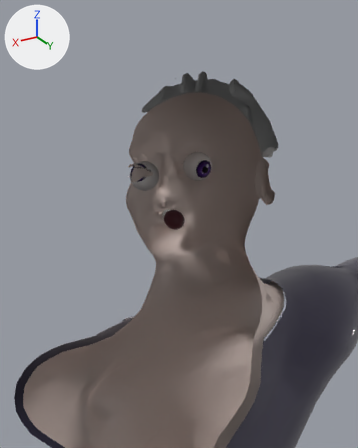
Renders of the Blender file characters/rhysand/model/rhysand.blend from each side of a commit.
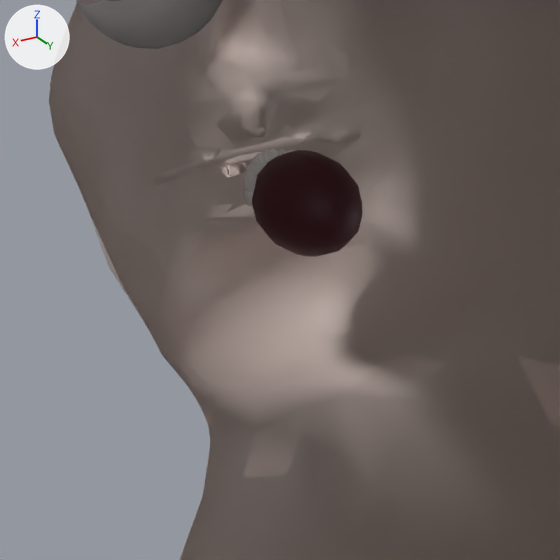
The first picture shows the older version from a 50 mm camera at (0.312, 0.475, 1.94) aimed at (-0.006, -0.056, 1.674). The close-ups show the older and then the newer version on the part from 33% to 62% of the width and 41% to 64% of the height of that picture. Only the edits that show in the close-ups are written down. The lights are fixed; the arrows at upper left show +X, +Y and +Z. Everything nearer to the camera than a plane just in front of the edit is cut away.

Script lines for the objects in view, before the commit:
```python
ob_body = bpy.data.objects.new('Body', me_body_001)
ob_body.location = (0.0, 0.0, 0.0)
ob_body_lod1 = bpy.data.objects.new('Body_LOD1', me_body_lod1_001)
ob_body_lod1.location = (0.0, 0.0, 0.0)
ob_mouth = bpy.data.objects.new('Mouth', me_mouth)
ob_mouth.location = (0.0, 0.0, 0.0)
# also in view: 'Eyes' at (0.0, -0.064, 1.748)
```
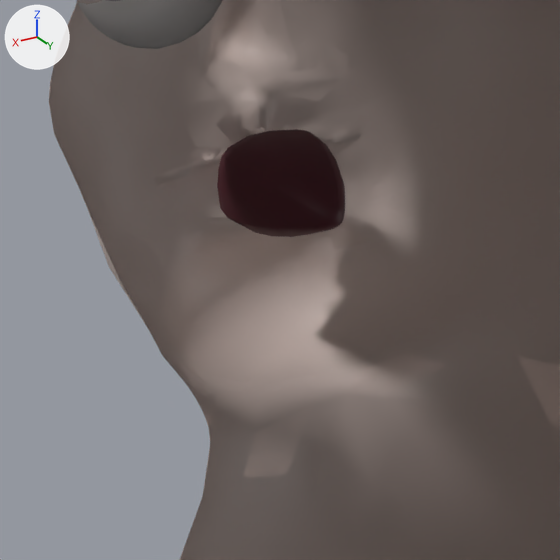
Where the change shows, as pixel boxes [x1, y1, x2, y2] in the close-ups (560 x 560 px; the box of a moved part takes in the faces that stretch with it):
```json
{"object": "Mouth", "change": "reshaped", "before": [243, 148, 362, 257], "after": [217, 129, 345, 237], "on screen": "7% wider"}
{"part": 1, "of": "me_mouth", "change": "moved or reshaped", "before": [269, 148, 279, 158], "on screen": "not visible afterwards"}
{"part": 2, "of": "me_mouth", "change": "moved or reshaped", "before": [261, 150, 273, 163], "on screen": "not visible afterwards"}
{"part": 3, "of": "me_mouth", "change": "moved or reshaped", "before": [255, 153, 267, 167], "on screen": "not visible afterwards"}
{"part": 4, "of": "me_mouth", "change": "moved or reshaped", "before": [250, 158, 263, 172], "on screen": "not visible afterwards"}
{"part": 5, "of": "me_mouth", "change": "moved or reshaped", "before": [245, 163, 259, 176], "on screen": "not visible afterwards"}
{"part": 6, "of": "me_mouth", "change": "moved or reshaped", "before": [243, 169, 257, 192], "on screen": "not visible afterwards"}
{"part": 7, "of": "me_mouth", "change": "moved or reshaped", "before": [243, 188, 254, 206], "on screen": "not visible afterwards"}
{"part": 8, "of": "me_mouth", "change": "rebuilt", "before": [252, 150, 362, 257], "after": [217, 129, 345, 237], "on screen": "16% wider"}
```

Scene script edits in JSON lines:
```json
{"block": "me_mouth", "where": "# used by ob_mouth; location = (0.0, 0.0, 0.0)"}
{"op": "remove", "block": "me_mouth", "code": "me_mouth.from_pydata(...)  # 1170 vertices, 984 faces; spans x -0.0131..0.0131, y -0.0793..-0.0416, z 1.6684..1.6944"}
{"op": "add", "block": "me_mouth", "code": "me_mouth.from_pydata(...)  # 1279 vertices, 1106 faces; spans x -0.015..0.015, y -0.0854..-0.0449, z 1.6701..1.6949"}
{"block": "me_mouth", "change": "me_mouth part 1: the loose piece of 48 vertices spanning x -0.0028..0.0007, y -0.0793..-0.0748, z 1.6815..1.6898 is moved by (0.0, 0.0016, 0.0)"}
{"block": "me_mouth", "change": "me_mouth part 2: the loose piece of 48 vertices spanning x -0.0007..0.0028, y -0.0793..-0.0748, z 1.6815..1.6898 is moved by (0.0, 0.0016, 0.0)"}
{"block": "me_mouth", "change": "me_mouth part 3: the loose piece of 48 vertices spanning x 0.0015..0.005, y -0.0786..-0.0741, z 1.6815..1.6895 is moved by (0.0, 0.0014, 0.0)"}
{"block": "me_mouth", "change": "me_mouth part 4: the loose piece of 48 vertices spanning x 0.0036..0.0071, y -0.0772..-0.0727, z 1.6815..1.6892 is moved by (0.0, 0.0011, 0.0)"}
{"block": "me_mouth", "change": "me_mouth part 5: the loose piece of 48 vertices spanning x 0.0058..0.0093, y -0.0752..-0.0707, z 1.6815..1.6889 is moved by (0.0, 0.0006, 0.0)"}
{"block": "me_mouth", "change": "me_mouth part 6: the loose piece of 48 vertices spanning x 0.0079..0.0114, y -0.0724..-0.0679, z 1.6815..1.6886 is moved by (0.0, -0.0001, 0.0)"}
{"block": "me_mouth", "change": "me_mouth part 7: the loose piece of 48 vertices spanning x 0.0079..0.0114, y -0.0724..-0.0679, z 1.6785..1.6844 is moved by (0.0, -0.0001, 0.0)"}
{"block": "me_mouth", "change": "me_mouth part 8: the loose piece of 126 vertices spanning x -0.0131..0.0131, y -0.075..-0.0416, z 1.6684..1.6944 is rebuilt with 235 vertices and now spans x -0.015..0.015, y -0.0854..-0.0449, z 1.6701..1.6949"}
{"block": "me_mouth", "change": "other edits to the shape of me_mouth do not show in these pictures"}
{"op": "add", "block": "me_mouth", "code": "me_mouth.materials.append(mat_teeth)"}
{"op": "remove", "block": "me_mouth", "code": "me_mouth.materials.append(mat_teeth)"}
```
